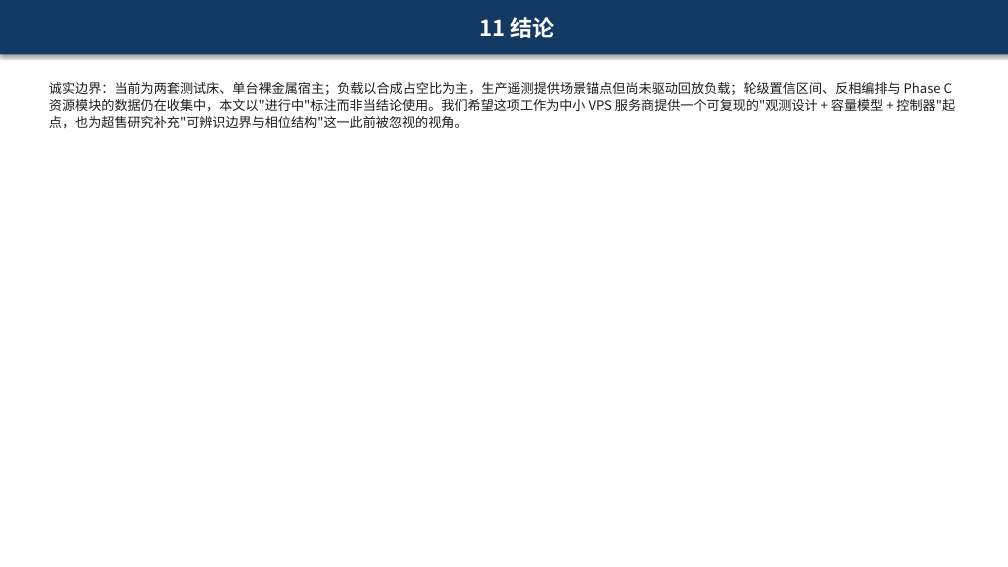
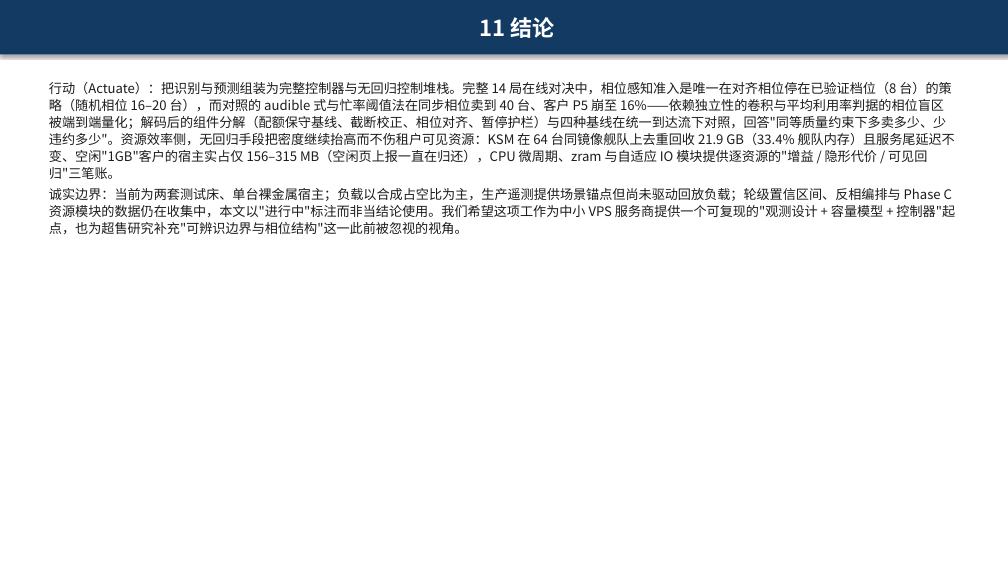
Before and after one commit to 3257085208/Paper, a slide deck: slide 155 of paper.pptx (slide 154 before the commit). Drawn at 1008x567 pixels with LibreOffice and Linux fonts; fonts in the diff are those of the drawing. Boxes give left, top, right and bottom in pixels: in the first picture for what was removed or moved away, otherwise in the second. Text is boxed around its words. In the diff, an @@ line names an element or a change of style, - is before the commit and + after.

```diff
--- a/paper.pptx
+++ b/paper.pptx
@@ text at <box>49,82,955,179</box>: paragraph added @@
+行动（Actuate）：把识别与预测组装为完整控制器与无回归控制堆栈。完整 14 局在线对决中，相位感知准入是唯一在对齐相位停在已验证档位（8 台）的策略（随机相位 16–20 台），而对照的 audible 式与忙率阈值法在同步相位卖到 40 台、客户 P5 崩至 16%——依赖独立性的卷积与平均利用率判据的相位盲区被端到端量化；解码后的组件分解（配额保守基线、截断校正、相位对齐、暂停护栏）与四种基线在统一到达流下对照，回答"同等质量约束下多卖多少、少违约多少"。资源效率侧，无回归手段把密度继续抬高而不伤租户可见资源：KSM 在 64 台同镜像舰队上去重回收 21.9 GB（33.4% 舰队内存）且服务尾延迟不变、空闲"1GB"客户的宿主实占仅 156–315 MB（空闲页上报一直在归还），CPU 微周期、zram 与自适应 IO 模块提供逐资源的"增益 / 隐形代价 / 可见回归"三笔账。
```
Also in this commit, not shown: 8 other slides changed, 1 slide added, 1 other file.
